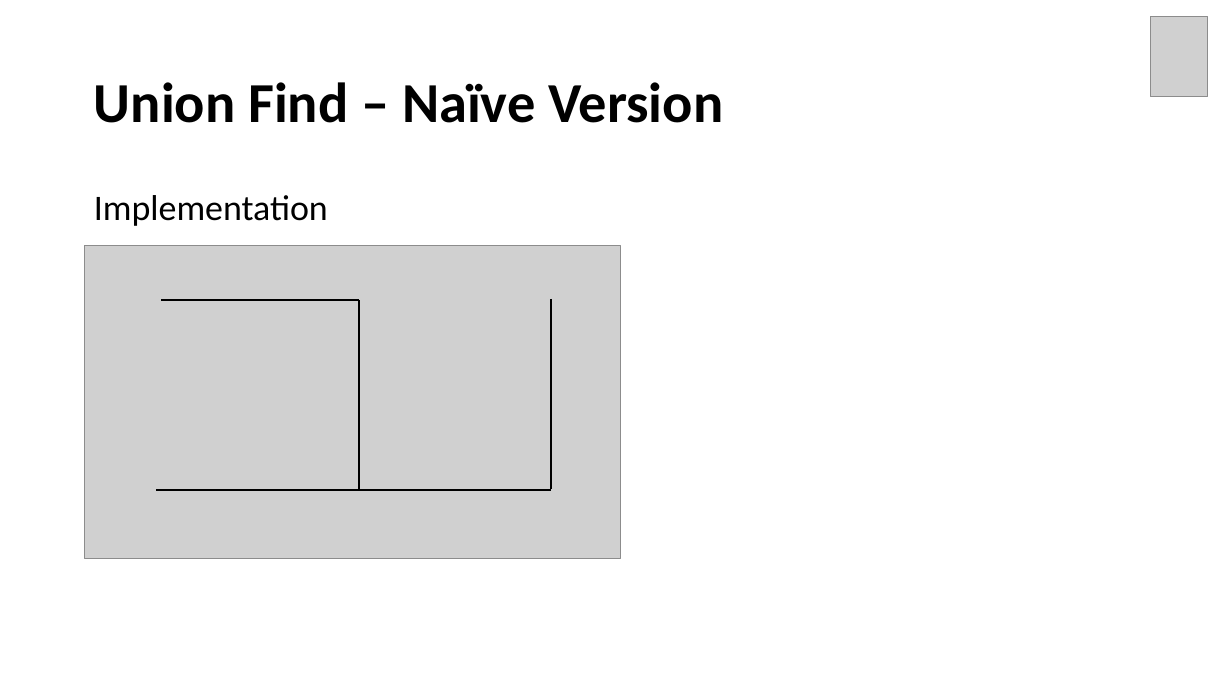
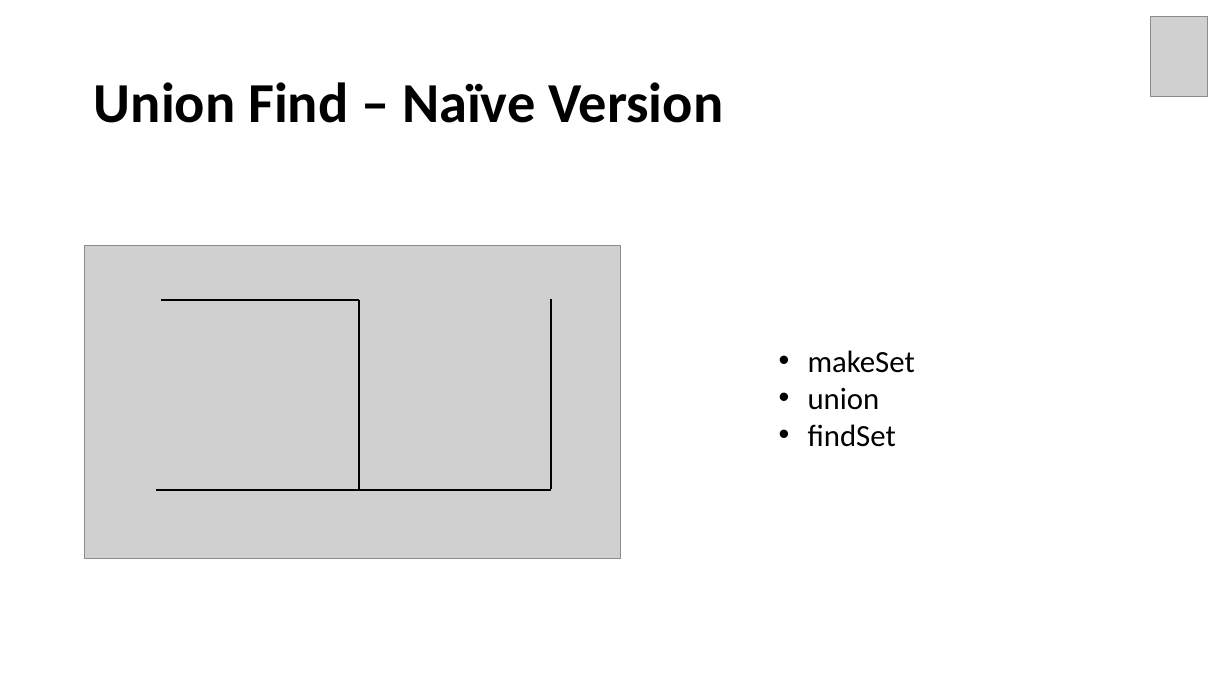
Before and after one commit to Neo-Hao/union-find, a slide deck: slide 15 of slides.pptx (slide 14 before the commit). Drawn at 1232x693 pixels with LibreOffice and Linux fonts; fonts in the diff are those of the drawing; grey boxes stand for pictures. Boxes give left, top, right and bottom in pixels: in the first picture for what was removed or moved away, otherwise in the second. Text is boxed around its words. In the diff, an @@ line names an element or a change of style, - is before the commit and + after.

Commit message:
updates on union find two versions

```diff
--- a/slides.pptx
+++ b/slides.pptx
@@ text removed at [94, 195, 328, 226] @@
-Implementation
@@ text added at [808, 350, 915, 447], 24 pt, text #000000 @@
+• makeSet
+• union
+• findSet
```
Also in this commit, not shown: 33 other slides changed, 6 slides added, 10 slides removed.
